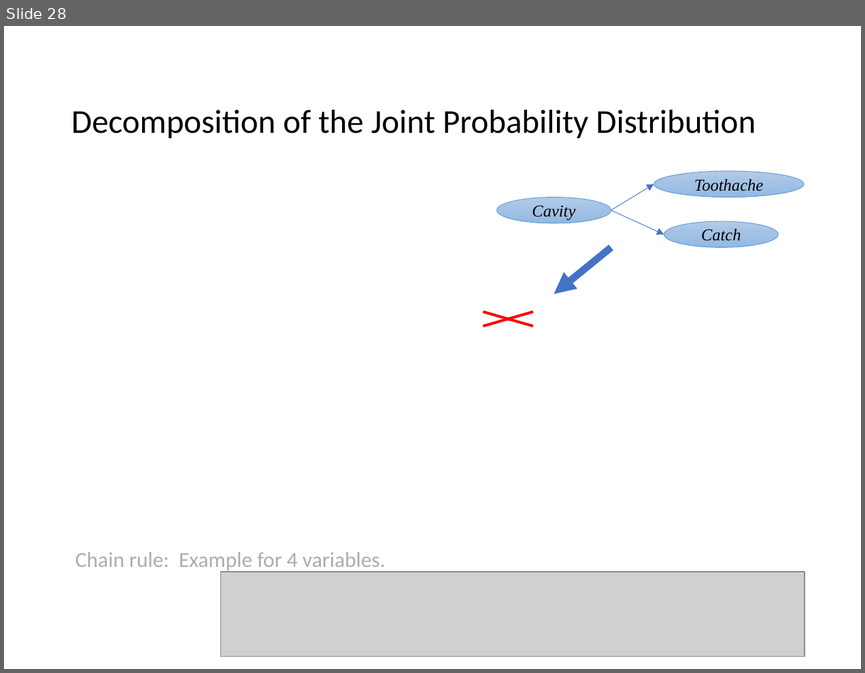
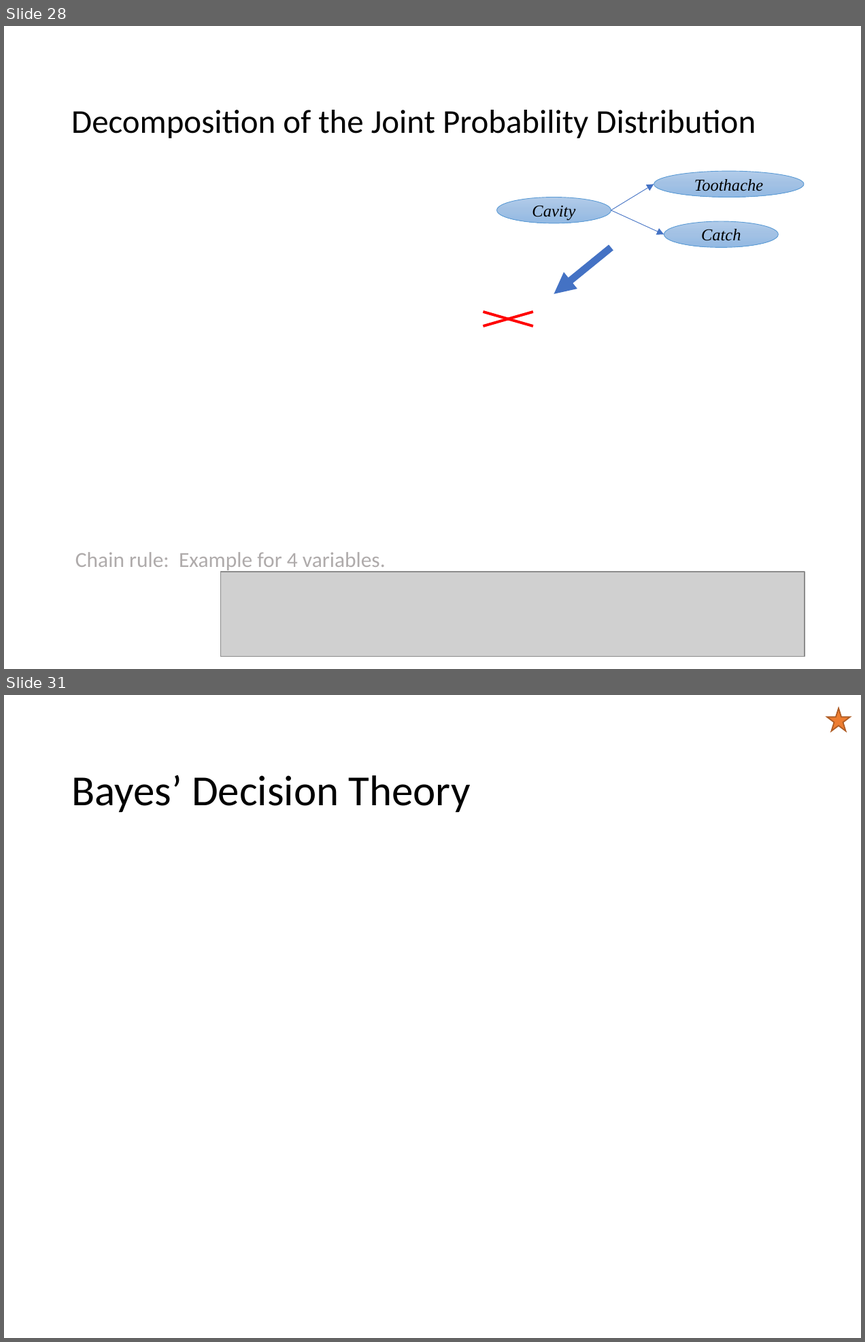
Before and after one commit to mhahsler/CS7320-AI, a slide deck: slides/12_uncertainty.pptx. Shown one above the other, each under a label of ours: slide 28 before the commit, slides 28 and 31 after it; the slides between them are not shown. The pictures are 865x673 and 865x1342 pixels, drawn with LibreOffice and Linux fonts; fonts in the diff are those of the drawing; grey boxes stand for pictures. Boxes give left, top, right and bottom in pixels: in the first picture for what was removed or moved away, otherwise in the second. Text is boxed around its words. In the diff, an @@ line names an element or a change of style, - is before the commit and + after.

```diff
--- a/slides/12_uncertainty.pptx
+++ b/slides/12_uncertainty.pptx
@@ slide 31 added at box(4, 695, 861, 1338), background #FFFFFF @@
@@ star added at box(827, 708, 850, 731), fill #ED7D31, outline #AF5C24 1 pt @@
@@ title added at box(71, 775, 470, 812), 36 pt, text #000000 @@
+Bayes’ Decision Theory
```
Also in this commit, not shown: 25 slides changed, 1 other file.
